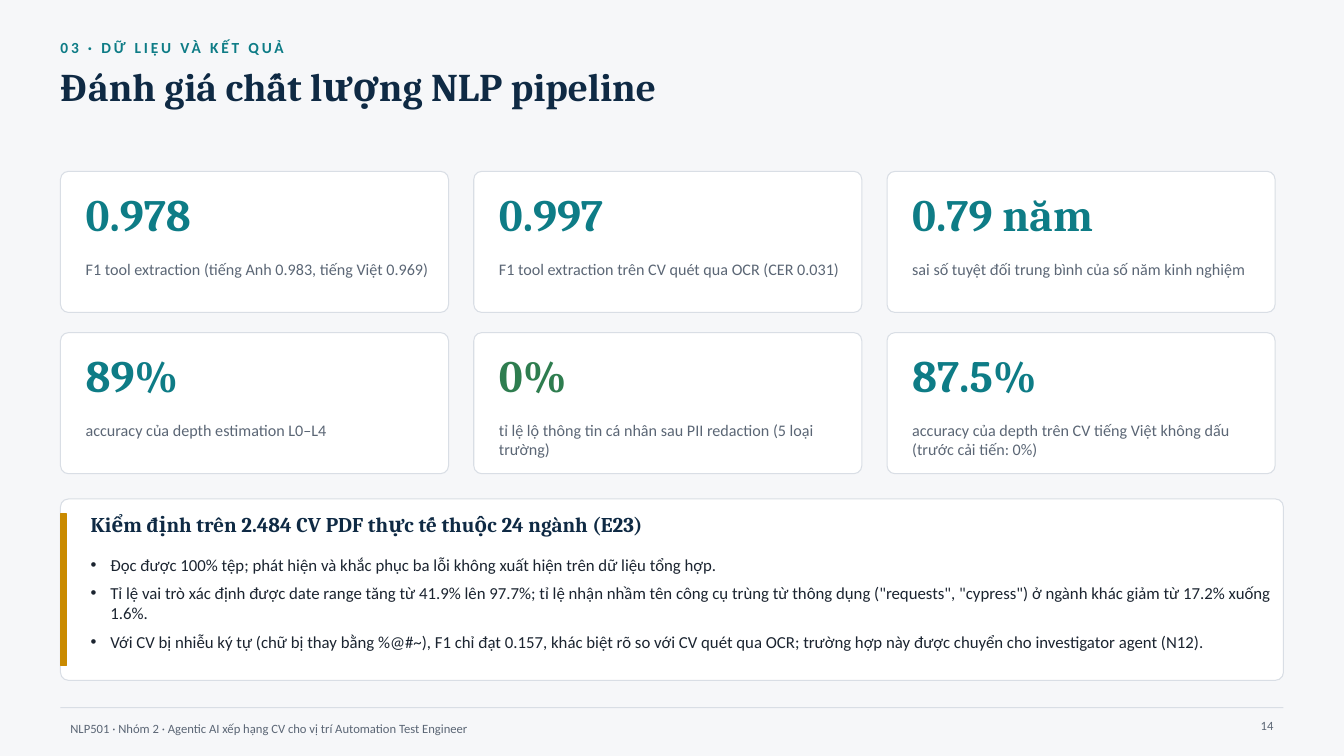
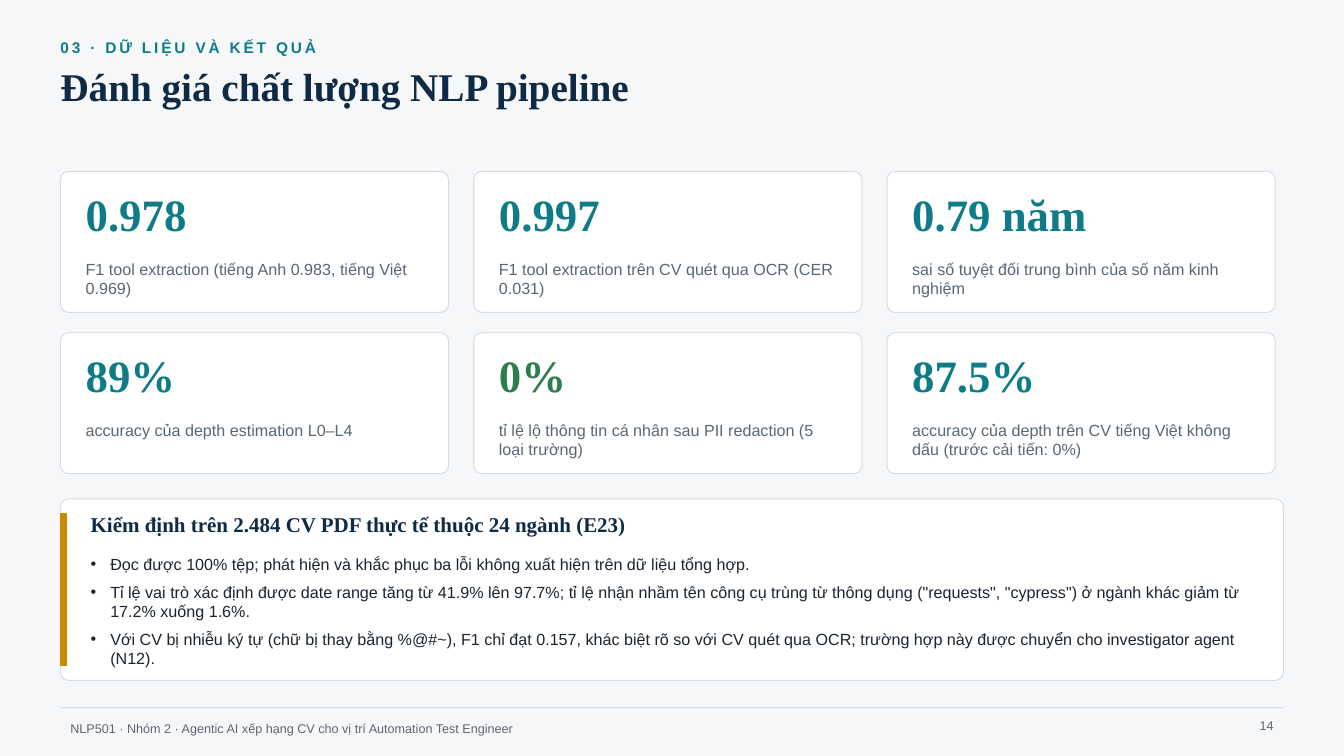
Before and after one commit to ZgsNat/NLP501.22_GROUP_2, a slide deck: slide 14 of NLP501_Nhom2_BaoCaoCuoiKy_v13.pptx. Drawn at 1344x756 pixels with LibreOffice and Linux fonts; fonts in the diff are those of the drawing. Boxes give left, top, right and bottom in pixels: in the first picture for what was removed or moved away, otherwise in the second. Text is boxed around its words. In the diff, an @@ line names an element or a change of style, - is before the commit and + after.

```diff
--- a/NLP501_Nhom2_BaoCaoCuoiKy_v13.pptx
+++ b/NLP501_Nhom2_BaoCaoCuoiKy_v13.pptx
@@ font Cambria to Times New Roman in 8 elements at [60, 72, 629, 109], [86, 201, 187, 232], [499, 201, 600, 232], [912, 199, 1087, 232], [86, 362, 176, 393], [499, 362, 566, 393], [912, 362, 1035, 393], [91, 516, 625, 536] @@
@@ text "Đọc được 100% tệp; phát ..." at [110, 557, 1239, 668]: size 12 to 11.5 pt, font Calibri to Arial @@
@@ font Calibri to Arial in 9 elements at [60, 41, 316, 56], [86, 262, 406, 298], [499, 263, 833, 298], [912, 262, 1219, 298], [86, 424, 353, 440], [499, 424, 813, 459], [912, 423, 1231, 459], [1260, 721, 1274, 730], [70, 723, 512, 736] @@
```
Also in this commit, not shown: 24 other slides changed.
